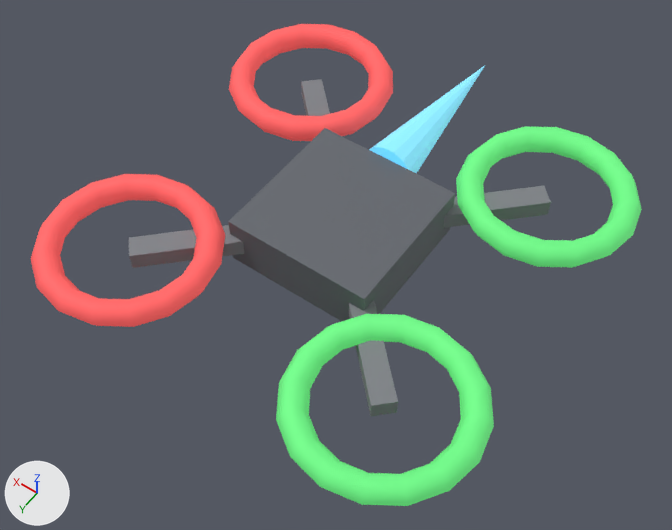
The glTF model static/models/uav-quad.glb: old version first, new version second.
Before and after are seen from a 50 mm camera at (-0.74, 1.062, 1.519) aimed at (-0.023, 0.058, -0.059). The lights are fixed; the arrows at lower left show +X, +Y and +Z. The picture after the commit comes second.

Script lines for the objects in view, before the commit:
```python
mat_material_0 = principled_material('Material_0')
mat_material_0.base_color = (0.13, 0.14, 0.16)  # grey #65696f
mat_material_0.metallic = 0.1
mat_material_0.roughness = 0.7
mat_material_1 = principled_material('Material_1')
mat_material_1.base_color = (0.22, 0.23, 0.25)  # grey #818489
mat_material_1.metallic = 0.1
mat_material_1.roughness = 0.7
me_uav_quad = bpy.data.meshes.new('uav-quad')
me_uav_quad.from_pydata(...)  # 431 vertices, 842 faces; spans x -0.518..0.518, y -0.6..0.518, z -0.06..0.088
# faces by material slot: [12, 48, 384, 384, 14]
me_uav_quad.materials.append(mat_material_0)  # grey #65696f
me_uav_quad.materials.append(mat_material_1)  # grey #818489
me_uav_quad.materials.append(mat_material_3)  # red #e75959, glowing red #9e3838
me_uav_quad.materials.append(mat_material_2)  # green #61da76, glowing green #3f9550
me_uav_quad.materials.append(mat_material_4)  # cyan #81d4ef, glowing cyan #5999ad
ob_uav_quad = bpy.data.objects.new('uav-quad', me_uav_quad)
ob_uav_quad.location = (0.0, 0.0, 0.0)
```
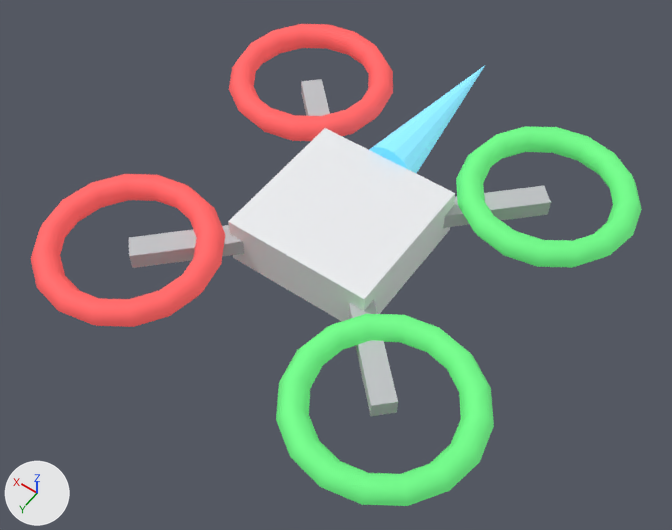
The change, as a diff of the scene's bpy script:
```diff
--- a/static/models/uav-quad.glb.py
+++ b/static/models/uav-quad.glb.py
@@ mat_material_0 @@
 mat_material_0 = principled_material('Material_0')
-mat_material_0.base_color = (0.13, 0.14, 0.16)  # grey #65696f
+mat_material_0.base_color = (0.86, 0.87, 0.89)  # white #eff0f2
 mat_material_0.metallic = 0.1
@@ mat_material_1 @@
 mat_material_1 = principled_material('Material_1')
-mat_material_1.base_color = (0.22, 0.23, 0.25)  # grey #818489
+mat_material_1.base_color = (0.55, 0.56, 0.58)  # light grey #c4c5c8
 mat_material_1.metallic = 0.1
```

What differs and where, as boxes (x1, y1, x2, y2) in the pictures (672 x 530 px):
'uav-quad', recoloured (grey to white): (129, 79, 551, 416) in both
